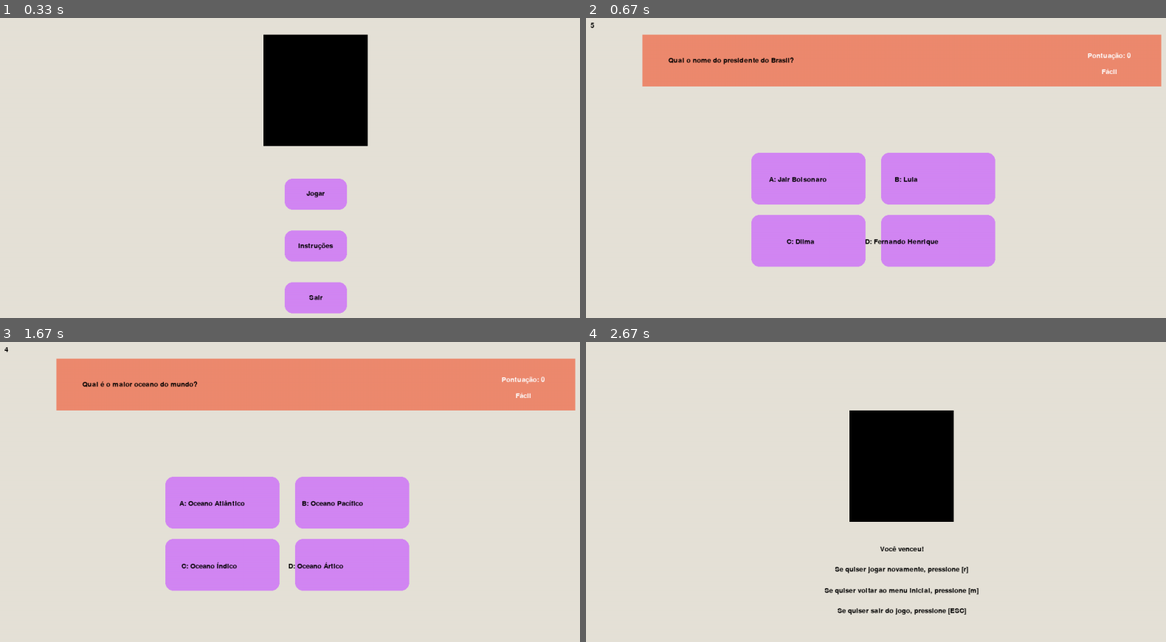
Above: before the commit, frames 1-4 (two rows, left to right).
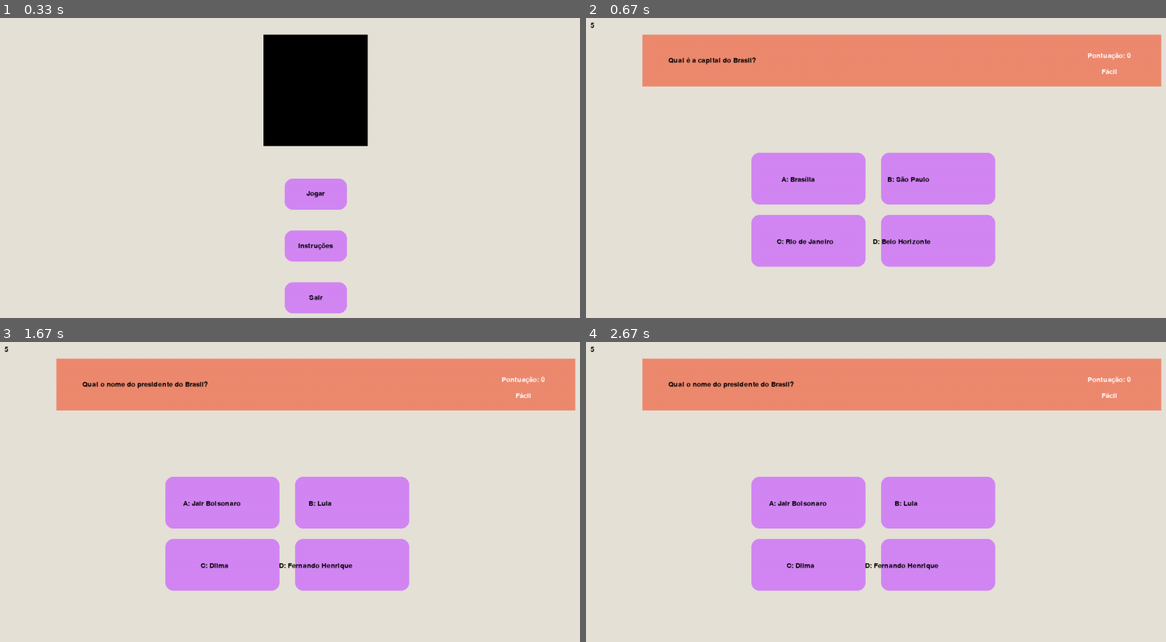
Above: after the commit, the same moments.

Repository: insper-classroom/devlife-23-1-projeto-pygame-jonas-pelegrina-gabriel-mendes
Game: pygame game, started from jogo.py
Same seed, same stepped clock (60 frames per second), same inputs: the game is played once before the commit and once after it.
Inputs (mouse positions are in pixels of both pictures, inside the frame that each line leads up to):
- Up to frame 1 (0.33 s): no input
- Up to frame 2 (0.67 s): click (899, 183) at 0.38 s
- Up to frame 3 (1.67 s): click (220, 504) at 0.72 s, where only the run after the commit has a clickable "A: Brasília"; press the mouse at (313, 507) at 1.03 s; move the mouse to (353, 501) at 1.13 s; release the mouse at (400, 495) at 1.27 s; click "Jogar novamente" at 1.38 s
- Up to frame 4 (2.67 s): click (939, 504) at 1.72 s, where only the run after the commit has a clickable "B: Lula"; tap A at 2 s; click (899, 528) at 2.38 s, where only the run after the commit has a clickable "Jogar novamente"

Frame 1 is identical in both runs. In frame 2, 0.7% of the frame differs, in the area x 17-61%, y 13-76%; in frame 3, 0.8%; in frame 4, 34%, in the area x 0-100%, y 1-91%.

Commit message:
Atualizado código do jogo, implementado sistema de níveis e pontuação.

Diff:
--- a/config.py
+++ b/config.py
@@ -21,4 +21,3 @@
 tela_venceu_jogo = False
 inicio_jogo = False
 pontuacao = 0
-dicionario_classificado = classifica_nivel(perguntas)
--- a/jogo.py
+++ b/jogo.py
@@ -116,29 +116,13 @@
 
 
         elif inicio_jogo:
-            # Pergunta do jogo
+            # Desenha o fundo
             draw.rect(window, LARANJA, (WIDTH/2 - 500, HEIGHT/10, 1000, 100))
-            titulo = fonte_jogo.render(questao_sorteada_Fácil['titulo'], True, PRETO)
-
-
-            # Opções de respostas
-            opcoes = questao_sorteada_Fácil['opcoes']
-
-
-            # Desenha as opções na tela
-            opcao_a = fonte_jogo.render('A: ' + opcoes['A'], True, PRETO)
-            opcao_b = fonte_jogo.render('B: ' + opcoes['B'], True, PRETO)
-            opcao_c = fonte_jogo.render('C: ' + opcoes['C'], True, PRETO)
-            opcao_d = fonte_jogo.render('D: ' + opcoes['D'], True, PRETO)
-
-
-            # Reposta correta
-            resposta = questao_sorteada_Fácil['correta']
 
 
             # Desenha o título na tela
+            titulo = fonte_jogo.render(questao_sorteada['titulo'], True, PRETO)
             window.blit (titulo, (WIDTH/2 - 450, HEIGHT/10 - titulo.get_height()/2 + 50))
-
 
             # Cria botões
             botoes_jogo = []
@@ -153,16 +137,21 @@
 
             # Desenha botões
             for botao in botoes_jogo:
-                botao.desenha(window,False)
-
-            # Desenha texto dos botões
+                botao.desenha(window, False)
+
+            # Cria e desenha texto das opções
+            opcoes = questao_sorteada['opcoes']
+            opcao_a = fonte_jogo.render('A: ' + opcoes['A'], True, PRETO)
+            opcao_b = fonte_jogo.render('B: ' + opcoes['B'], True, PRETO)
+            opcao_c = fonte_jogo.render('C: ' + opcoes['C'], True, PRETO)
+            opcao_d = fonte_jogo.render('D: ' + opcoes['D'], True, PRETO)
             window.blit (opcao_a, (WIDTH/2 - opcao_a.get_width()/2 - 200, HEIGHT/10 - opcao_a.get_height()/2 + 280))
             window.blit (opcao_b, (WIDTH/2 - opcao_c.get_width()/4, HEIGHT/10 - opcao_c.get_height()/2 + 280))
             window.blit (opcao_c, (WIDTH/2 - opcao_b.get_width()/2 - 200, HEIGHT/10 - opcao_b.get_height()/2 + 400))
             window.blit (opcao_d, (WIDTH/2 - opcao_d.get_width()/2, HEIGHT/10 - opcao_d.get_height()/2 + 400))
 
             # Texto/Dificuldade
-            nivel = fonte_jogo.render(questao_sorteada_Fácil['nivel'], True, BRANCO)
+            nivel = fonte_jogo.render(questao_sorteada['nivel'], True, BRANCO)
             window.blit (nivel, (WIDTH/2 - nivel.get_width()/2 + 400, HEIGHT/5 - nivel.get_height()/2))
 
             # Pontuação	do jogador
@@ -171,6 +160,15 @@
 
             # Timer do jogo
             window.blit(fonte_jogo.render(texto, True, (0, 0, 0)), (32, 48))
+
+            # Reposta correta
+            resposta = questao_sorteada['correta']
+
+            # Nível da questão
+            nivel = questao_sorteada['nivel']
+
+            # Índice da questão atual no banco de questão
+            indice = (dicionario_classificado[nivel].index (questao_sorteada))
 
 
         # Tela de fim de jogo
@@ -215,14 +213,39 @@
 
         # Tela de vitória
         elif tela_venceu_jogo:
-            window.blit(logo, (WIDTH/2 - logo.get_width()/2, HEIGHT/2 - logo.get_height()/2 - 80))
-            mensagem = fonte_jogo.render('Você venceu!', True, (0, 0, 0))
-            mensagem2 = fonte_jogo.render('Se quiser jogar novamente, pressione [r]', True, (0, 0, 0))
-            mensagem3 = fonte_jogo.render('Se quiser voltar ao menu inicial, pressione [m]', True, (0, 0, 0))
-            sair = fonte_jogo.render('Se quiser sair do jogo, pressione [ESC]', True, (0, 0, 0))
-            window.blit(mensagem, (WIDTH/2 - mensagem.get_width()/2, HEIGHT/2 - mensagem.get_height()/2 + 80))
-            window.blit(mensagem2, (WIDTH/2 - mensagem2.get_width()/2, HEIGHT/2 - mensagem2.get_height()/2 + 120))
-            window.blit(mensagem3, (WIDTH/2 - mensagem3.get_width()/2, HEIGHT/2 - mensagem3.get_height()/2 + 160))
+            window.blit(logo, (WIDTH/2 - logo.get_width()/2, HEIGHT/2 - logo.get_height()/2 - 180))
+            mensagem = fonte_jogo.render('Você venceu!', True, LARANJA)
+            window.blit(mensagem, (WIDTH/2 - mensagem.get_width()/2, HEIGHT/2 - mensagem.get_height()/2 - 40))
+
+
+            # Cria dimensões dos botões
+            botoes = []
+            largura = 200
+            altura = 60
+            x = WIDTH/2 - largura/2
+            y = 370
+
+
+            # Cria botões
+            botao_jogar_novamente = Botao(x, y, largura, altura)
+            botao_menu_principal = Botao(x, y + 80, largura, altura)
+            botao_sair = Botao(WIDTH/2 - 120/2, y + 160, 120, altura)
+            botoes.append(botao_jogar_novamente)
+            botoes.append(botao_menu_principal)
+            botoes.append(botao_sair)
+
+
+            # Desenha botões
+            for botao in botoes:
+                botao.desenha(window, False)
+
+
+            # Desenha textos do botões
+            jogar_novamente = fonte_jogo.render('Jogar novamente', True, (0, 0, 0))
+            window.blit(jogar_novamente, (WIDTH/2 - jogar_novamente.get_width()/2, HEIGHT/2 - jogar_novamente.get_height()/2 + 40))
+            menu_principal = fonte_jogo.render('Menu principal', True, (0, 0, 0))
+            window.blit(menu_principal, (WIDTH/2 - menu_principal.get_width()/2, HEIGHT/2 - menu_principal.get_height()/2 + 120))
+            sair = fonte_jogo.render('Sair', True, (0, 0, 0))
             window.blit(sair, (WIDTH/2 - sair.get_width()/2, HEIGHT/2 - sair.get_height()/2 + 200))
 
 
@@ -240,11 +263,15 @@
                         mixer.music.play()
                         tela_de_inicio = False
                         inicio_jogo = True
-                        questao_sorteada_Fácil = sorteia_questao(dicionario_classificado, 'Fácil')
                         pontuacao = 0
+                        dicionario_classificado = classifica_nivel(perguntas)
+                        questao_sorteada = sorteia_questao(dicionario_classificado, 'Fácil')
+
                         # Timer do jogo
                         timer, texto = 5, '5'.rjust(3)
                         time.set_timer(USEREVENT, 1000)
+
+
                     elif botao_instrucoes.verifica_clique(evento.pos[0], evento.pos[1]):
                         tela_de_inicio = False
                         tela_de_instrucoes = True
@@ -275,10 +302,23 @@
                 if evento.button == 1:
                     if botao_a.verifica_clique(evento.pos[0], evento.pos[1]):
                         if resposta == "A":
-                            botao_a.desenha(window,True)
+                            botao_a.desenha(window, True)
                             pontuacao += 1
                             success.play()
-                            questao_sorteada_Fácil = sorteia_questao(dicionario_classificado, 'Fácil')
+
+                            # Retira questão do dicionário
+                            del (dicionario_classificado[nivel][indice])
+
+                            # Condições de nível de dificuldade
+                            if pontuacao < 5:
+                                questao_sorteada = sorteia_questao(dicionario_classificado, 'Fácil')
+                            elif 5 <= pontuacao < 10:
+                                questao_sorteada = sorteia_questao(dicionario_classificado, 'Médio')
+                            elif pontuacao == 10:
+                                questao_sorteada = sorteia_questao(dicionario_classificado, 'Difícil')
+                            else:
+                                inicio_jogo = False
+                                tela_venceu_jogo = True
 
                             # Timer do jogo
                             timer, texto = 5, '5'.rjust(3)
@@ -291,11 +331,23 @@
 
                     elif botao_b.verifica_clique(evento.pos[0], evento.pos[1]):
                         if resposta == "B":
-                            botao_b.desenha(window,True)
+                            botao_b.desenha(window, True)
                             pontuacao += 1
                             success.play()
-                            inicio_jogo = True
-                            questao_sorteada_Fácil = sorteia_questao(dicionario_classificado, 'Fácil')
+
+                            # Retira questão do dicionário
+                            del (dicionario_classificado[nivel][indice])
+
+                            # Condições de nível de dificuldade
+                            if pontuacao < 5:
+                                questao_sorteada = sorteia_questao(dicionario_classificado, 'Fácil')
+                            elif 5 <= pontuacao < 10:
+                                questao_sorteada = sorteia_questao(dicionario_classificado, 'Médio')
+                            elif pontuacao == 10:
+                                questao_sorteada = sorteia_questao(dicionario_classificado, 'Difícil')
+                            else:
+                                inicio_jogo = False
+                                tela_venceu_jogo = True
 
                             # Timer do jogo
                             timer, texto = 5, '5'.rjust(3)
@@ -308,11 +360,23 @@
 
                     elif botao_c.verifica_clique(evento.pos[0], evento.pos[1]):
                         if resposta == "C":
-                            botao_c.desenha(window,True)
+                            botao_c.desenha(window, True)
                             pontuacao += 1
                             success.play()
-                            inicio_jogo = True
-                            questao_sorteada_Fácil = sorteia_questao(dicionario_classificado, 'Fácil')
+
+                            # Retira questão do dicionário
+                            del (dicionario_classificado[nivel][indice])
+
+                            # Condições de nível de dificuldade
+                            if pontuacao < 5:
+                                questao_sorteada = sorteia_questao(dicionario_classificado, 'Fácil')
+                            elif 5 <= pontuacao < 10:
+                                questao_sorteada = sorteia_questao(dicionario_classificado, 'Médio')
+                            elif pontuacao == 10:
+                                questao_sorteada = sorteia_questao(dicionario_classificado, 'Difícil')
+                            else:
+                                inicio_jogo = False
+                                tela_venceu_jogo = True
 
                             # Timer do jogo
                             timer, texto = 5, '5'.rjust(3)
@@ -325,11 +389,23 @@
 
                     elif botao_d.verifica_clique(evento.pos[0], evento.pos[1]):
                         if resposta == "D":
-                            botao_d.desenha(window,True)
+                            botao_d.desenha(window, True)
                             pontuacao += 1
                             success.play()
-                            inicio_jogo = True
-                            questao_sorteada_Fácil = sorteia_questao(dicionario_classificado, 'Fácil')
+
+                            # Retira questão do dicionário
+                            del (dicionario_classificado[nivel][indice])
+
+                            # Condições de nível de dificuldade
+                            if pontuacao < 5:
+                                questao_sorteada = sorteia_questao(dicionario_classificado, 'Fácil')
+                            elif 5 <= pontuacao < 10:
+                                questao_sorteada = sorteia_questao(dicionario_classificado, 'Médio')
+                            elif pontuacao == 10:
+                                questao_sorteada = sorteia_questao(dicionario_classificado, 'Difícil')
+                            else:
+                                inicio_jogo = False
+                                tela_venceu_jogo = True
 
                             # Timer do jogo
                             timer, texto = 5, '5'.rjust(3)
@@ -353,8 +429,9 @@
                         mixer.music.play()
                         tela_fim_de_jogo = False
                         inicio_jogo = True
-                        questao_sorteada_Fácil = sorteia_questao(dicionario_classificado, 'Fácil')
                         pontuacao = 0
+                        dicionario_classificado = classifica_nivel(perguntas)
+                        questao_sorteada = sorteia_questao(dicionario_classificado, 'Fácil')
 
                         # Timer do jogo
                         timer, texto = 5, '5'.rjust(3)
@@ -371,21 +448,27 @@
 
 
         elif tela_venceu_jogo:
-            if evento.type == KEYDOWN and evento.key == K_r:
-                mixer.music.play()
-                tela_venceu_jogo = False
-                inicio_jogo = True
-                questao_sorteada_Fácil = sorteia_questao(dicionario_classificado, 'Fácil')
-
-                # Timer do jogo
-                timer, texto = 5, '5'.rjust(3)
-                time.set_timer(USEREVENT, 1000)
-
-
-            elif evento.type == KEYDOWN and evento.key == K_m:
-                tela_venceu_jogo = False
-                tela_de_inicio = True
-
+            if evento.type == MOUSEBUTTONUP:
+                if evento.button == 1:
+                    if botao_jogar_novamente.verifica_clique(evento.pos[0], evento.pos[1]):
+                        mixer.music.play()
+                        tela_fim_de_jogo = False
+                        inicio_jogo = True
+                        pontuacao = 0
+                        dicionario_classificado = classifica_nivel(perguntas)
+                        questao_sorteada = sorteia_questao(dicionario_classificado, 'Fácil')
+
+                        # Timer do jogo
+                        timer, texto = 5, '5'.rjust(3)
+                        time.set_timer(USEREVENT, 1000)
+
+                    elif botao_menu_principal.verifica_clique(evento.pos[0], evento.pos[1]):
+                        tela_fim_de_jogo = False
+                        tela_de_inicio = True
+
+
+                    elif botao_sair.verifica_clique(evento.pos[0], evento.pos[1]):
+                        rodando = False
 
 
     clock.tick(FPS)
--- a/perguntas_e_respostas.py
+++ b/perguntas_e_respostas.py
@@ -4,43 +4,43 @@
          {'titulo': 'Qual é a capital do Brasil?',
           'nivel': 'Fácil',
           'opcoes': {'A': 'Brasília', 'B': 'São Paulo', 'C': 'Rio de Janeiro', 'D': 'Belo Horizonte'},
-          'correta': 'A', 'usada': False},
+          'correta': 'A'},
          {'titulo': 'Qual o resultado da operação 5 + 5?',
           'nivel': 'Fácil',
           'opcoes': {'A': '10', 'B': '15', 'C': '20', 'D': '25'},
-          'correta': 'A', 'usada': False},
+          'correta': 'A'},
          {'titulo': 'Qual o resultado da operação 57 * 5?',
           'nivel': 'Fácil',
           'opcoes': {'A': '195', 'B': '314', 'C': '285', 'D': '235'},
-          'correta': 'C', 'usada': False},
+          'correta': 'C'},
          {'titulo': 'Quando é o feriado da Independência do Brasil?',
           'nivel': 'Fácil',
           'opcoes': {'A': '21 de Abril', 'B': '12 de Outubro', 'C': '07 de Setembro', 'D': '15 de Novembro'},
-          'correta': 'C', 'usada': False},
+          'correta': 'C'},
          {'titulo': 'Quantos títulos mundiais o Palmeiras tem?',
           'nivel': 'Fácil',
           'opcoes': {'A': '3', 'B': '4', 'C': '1', 'D': '0'},
-          'correta': 'D', 'usada': False},
+          'correta': 'D'},
          {'titulo': 'Qual o nome do presidente do Brasil?',
           'nivel': 'Fácil',
           'opcoes': {'A': 'Jair Bolsonaro', 'B': 'Lula', 'C': 'Dilma', 'D': 'Fernando Henrique'},
-          'correta': 'B', 'usada': False},
+          'correta': 'B'},
          {'titulo': 'Qual é o maior oceano do mundo?',
           'nivel': 'Fácil',
           'opcoes': {'A': 'Oceano Atlântico', 'B': 'Oceano Pacífico', 'C': 'Oceano Índico', 'D': 'Oceano Ártico'},
-          'correta': 'B', 'usada': False},
-          {'titulo': 'Qual é o nome do ator que interpretou Harry Potter nos filmes?',
+          'correta': 'B'},
+         {'titulo': 'Qual é o nome do ator que interpretou Harry Potter nos filmes?',
           'nivel': 'Fácil',
           'opcoes': {'A': 'Rupert Grint', 'B': 'Daniel Radcliffe', 'C': 'Tom Felton', 'D': 'Emma Watson'},
-          'correta': 'B', 'usada': False},
-          {'titulo': 'Qual é o animal nacional da Austrália?',
+          'correta': 'B'},
+         {'titulo': 'Qual é o animal nacional da Austrália?',
           'nivel': 'Fácil',
           'opcoes': {'A': 'Canguru', 'B': 'Koala', 'C': 'Wombat', 'D': 'Diabo-da-tasmânia'},
-          'correta': 'A', 'usada': False},
-          {'titulo': 'Qual é a capital da Argentina?',
+          'correta': 'A'},
+         {'titulo': 'Qual é a capital da Argentina?',
           'nivel': 'Fácil',
           'opcoes': {'A': 'Buenos Aires', 'B': 'Rio de Janeiro', 'C': 'Montevidéu', 'D': 'Assunção'},
-          'correta': 'A', 'usada': False},
+          'correta': 'A'},
 
 
 
@@ -50,31 +50,31 @@
          {'titulo': 'Quem foi o primeiro presidente dos Estados Unidos?',
           'nivel': 'Médio',
           'opcoes': {'A': 'Thomas Jefferson', 'B': 'John F. Kennedy', 'C': 'George Washington', 'D': 'Abraham Lincoln'},
-          'correta': 'C', 'usada': False},
+          'correta': 'C'},
          {'titulo': 'Qual o nome do maior planeta do sistema solar?',
-          'nivel': 'medio',
+          'nivel': 'Médio',
           'opcoes': {'A': 'Júpiter', 'B': 'Saturno', 'C': 'Urano', 'D': 'Netuno'},
-          'correta': 'A', 'usada': False},
+          'correta': 'A'},
          {'titulo': 'Qual destas não é uma linguagem de programação?',
-          'nivel': 'medio',
+          'nivel': 'Médio',
           'opcoes': {'A': 'C++', 'B': 'Python', 'C': 'DogeScript', 'D': 'Shiba'},
-          'correta': 'D', 'usada': False},
+          'correta': 'D'},
          {'titulo': 'Qual destes números é primo?',
-          'nivel': 'medio',
+          'nivel': 'Médio',
           'opcoes': {'A': '259', 'B': '85', 'C': '49', 'D': '19'},
-          'correta': 'D', 'usada': False},
+          'correta': 'D'},
          {'titulo': 'Qual é o nome da maior cordilheira do mundo?',
           'nivel': 'Médio',
           'opcoes': {'A': 'Andes', 'B': 'Himalaia', 'C': 'Rockies', 'D': 'Alpes'},
-          'correta': 'B', 'usada': False},
+          'correta': 'B'},
          {'titulo': 'Qual é o nome da maior floresta tropical do mundo?',
           'nivel': 'Médio',
           'opcoes': {'A': 'Amazônia', 'B': 'Congo', 'C': 'Bornéu', 'D': 'Papua Nova Guiné'},
-          'correta': 'A', 'usada': False},
-          {'titulo': 'Quem escreveu a obra "Dom Quixote"?',
+          'correta': 'A'},
+         {'titulo': 'Quem escreveu a obra "Dom Quixote"?',
           'nivel': 'Médio',
           'opcoes': {'A': 'Miguel de Cervantes', 'B': 'William Shakespeare', 'C': 'Friedrich Nietzsche', 'D': 'Jorge Luis Borges'},
-          'correta': 'A', 'usada': False},
+          'correta': 'A'},
 
 
 
@@ -82,7 +82,7 @@
 
           # Difíceis
          {'titulo': 'Qual luas Júpiter tem?',
-          'nivel': 'difícil',
+          'nivel': 'Difícil',
           'opcoes': {'A': '79', 'B': '92', 'C': '88', 'D': '54'},
-          'correta': 'B', 'usada': False},
+          'correta': 'B'},
         ]
